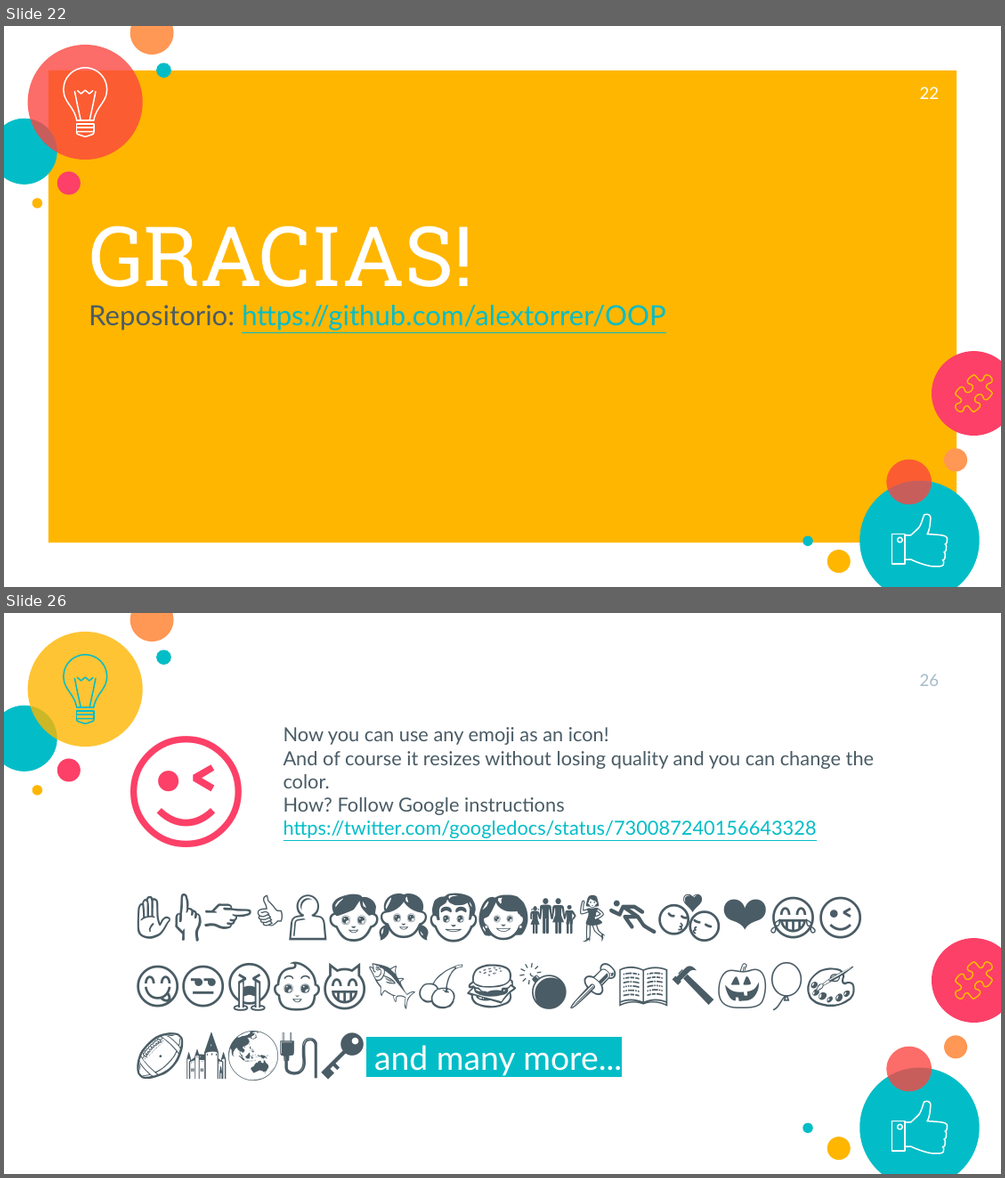
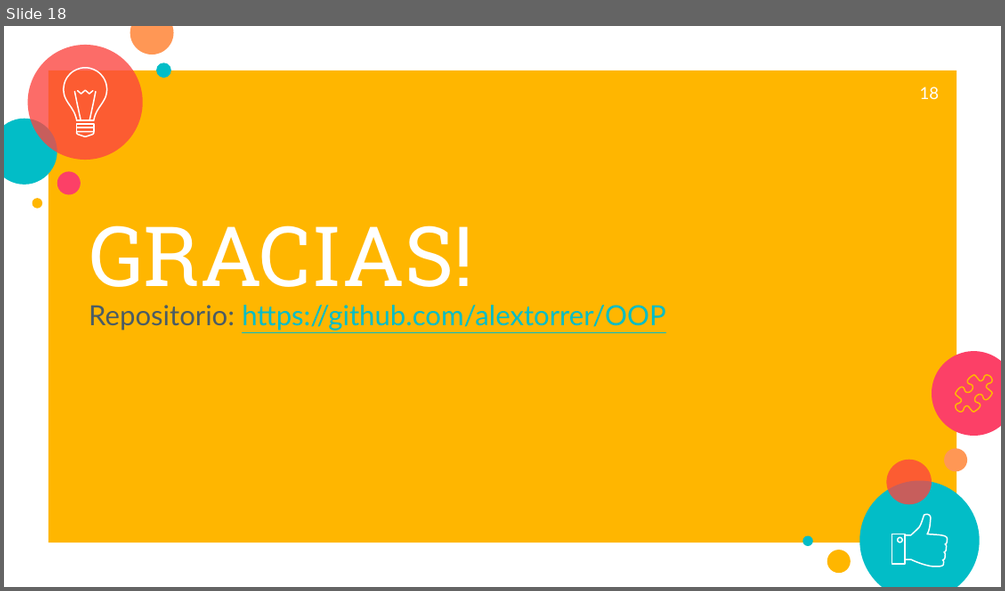
Before and after one commit to JETC-98/OOP, a slide deck: Docs/PrimeraEntrega.pptx. Shown one above the other, each under a label of ours: slides 22 and 26 before the commit, slide 18 after it; the slides between them are not shown. The pictures are 1005x1178 and 1005x591 pixels, drawn with LibreOffice and Linux fonts; fonts in the diff are those of the drawing. Boxes give left, top, right and bottom in pixels: in the first picture for what was removed or moved away, otherwise in the second. Text is boxed around its words. In the diff, an @@ line names an element or a change of style, - is before the commit and + after.

```diff
--- a/Docs/PrimeraEntrega.pptx
+++ b/Docs/PrimeraEntrega.pptx
@@ slide 26 removed at <box>4,613,1001,1174</box>, background #FFFFFF; not listed: 14 template elements that a slide beside it also shows @@
@@ ellipse removed at <box>28,632,143,747</box> @@
@@ page number removed at <box>920,674,939,686</box> @@
-26
@@ group removed at <box>64,655,107,723</box>: 8 freeform shapes @@
@@ text removed at <box>107,706,265,848</box> @@
-😉
@@ text removed at <box>283,727,874,838</box> @@
-Now you can use any emoji as an icon!
-And of course it resizes without losing quality and you can change the color.
-How? Follow Google instructions https://twitter.com/googledocs/status/730087240156643328
@@ text removed at <box>374,1045,622,1076</box> @@
-✋👆👉👍👤👦👧👨👩👪💃🏃💑❤😂😉😋😒😭👶😸🐟🍒🍔💣📌📖🔨🎃🎈🎨🏈🏰🌏🔌🔑 and many more...
@@ what was slide 22 is now slide 18 @@
@@ page number at <box>920,87,939,99</box>: text changed @@
-22
+18
```
Also in this commit, not shown: 4 slides changed, 2 slides added, 9 other slides removed.
